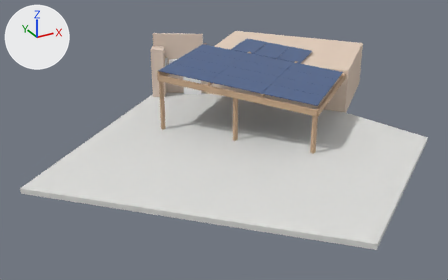
The glTF model sunny-cad/projects/riomar-terraza-barranquilla/salidas/modelo.glb: old version first, new version second.
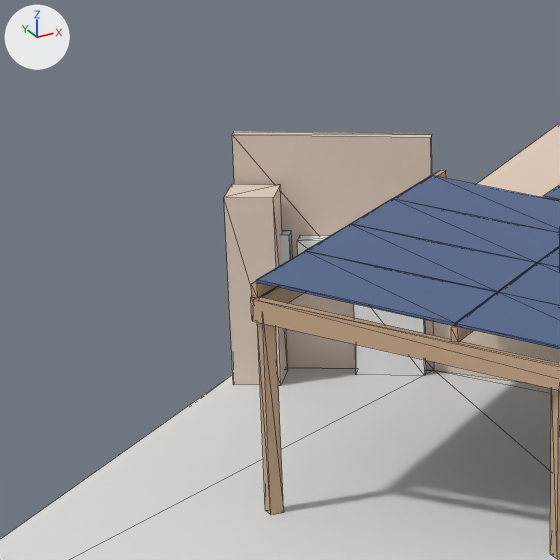
Old and new are each drawn whole from a 50 mm lens placed at (-3.06, -11.72, 10.4), pointed at (8.32, 8.97, 0.06) and again close up on the part from 21% to 52% of the width and 0% to 50% of the height. Every picture has the same lights, and +X, +Y and +Z are marked at upper left. The last two pictures show the newer version. The close-ups show mesh edges as thin lines.

In view in the first close-up: 'bateria-01', 'buitron-01', 'cubierta-01', 'cubierta-02', 'modulo-001', 'modulo-002', 'modulo-003', 'modulo-004', 'modulo-005', 'muro-equipos', 'zona-01-columna-1', 'zona-01-viga-3' and 9 more.
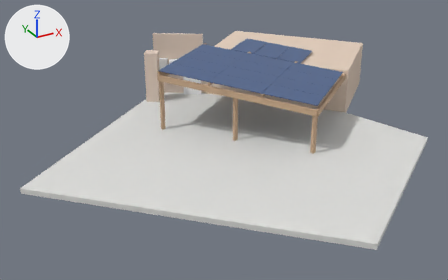
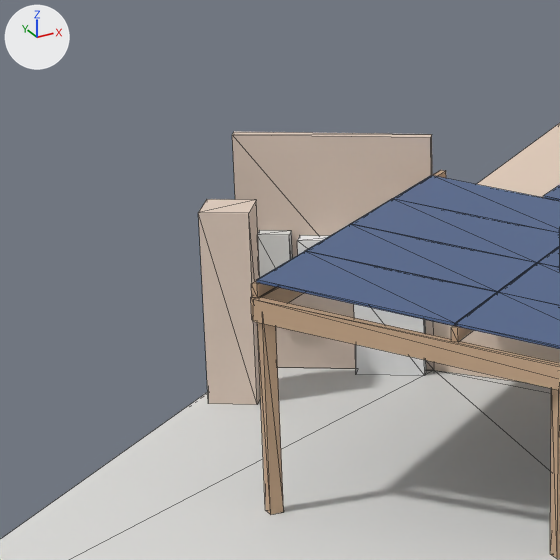
Location of each change, (x1, y1, x2, y2) in pixels of the close-ups (560 x 560 px):
'buitron-01', moved: before (224, 184, 288, 386); after (198, 199, 260, 405)
'tablero-fv', unchanged, uncovered by the edit: before (281, 231, 292, 264); after (258, 230, 292, 277)

What the commit changed:
me_buitron_01 is used by ob_buitron_01; location (0.0, 0.0, 0.0).
me_buitron_01 had 8 vertices, 12 faces and spanned x 7.86..8.69, y 15.13..15.95, z 0.0..2.4.
me_buitron_01 now has 8 vertices, 12 faces and spans x 7.33..8.16, y 14.64..15.47, z 0.0..2.4.
me_buitron_01 part 1: the whole mesh is moved by (-0.53, -0.48, 0.0).
